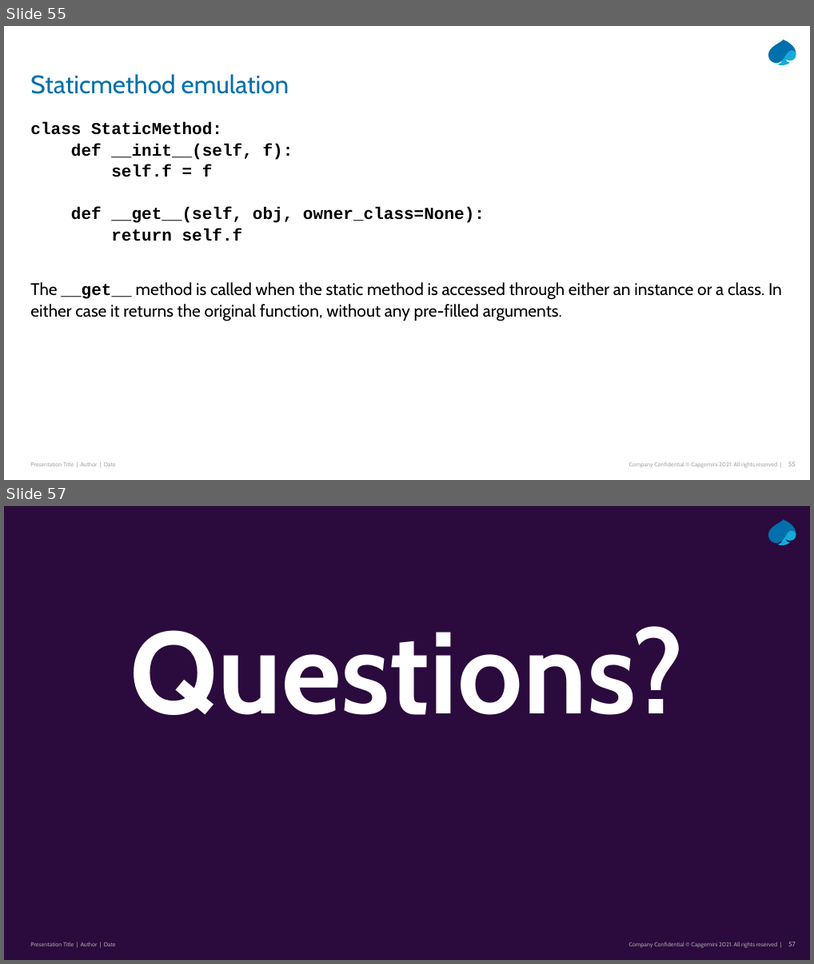
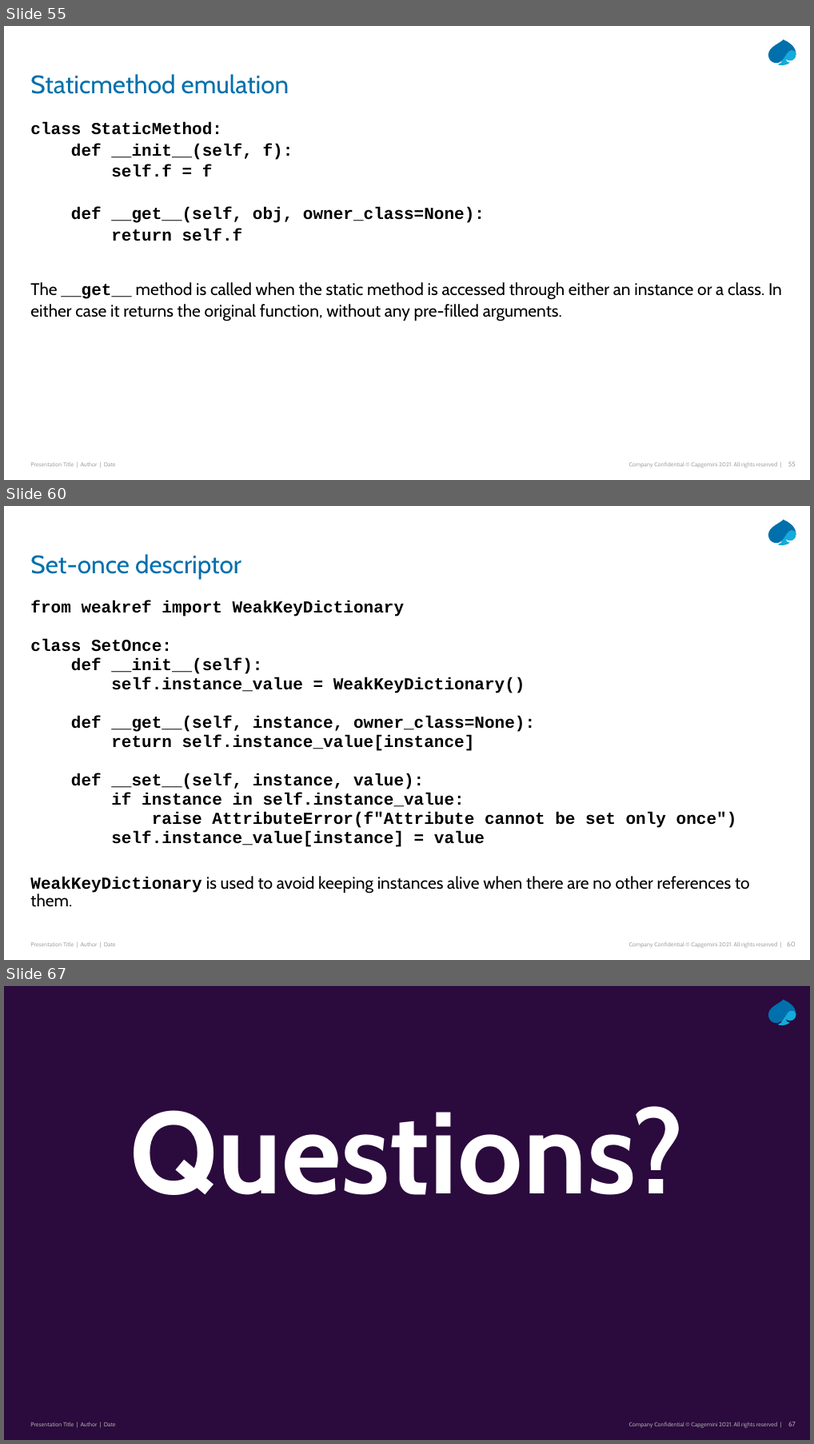
Before and after one commit to Python-Masterclass/Descriptors, a slide deck: Masterclass-6-descriptors.pptx. Shown one above the other, each under a label of ours: slides 55 and 57 before the commit, slides 55, 60 and 67 after it; the slides between them are not shown. The pictures are 814x964 and 814x1444 pixels, drawn with LibreOffice and Linux fonts; fonts in the diff are those of the drawing. Boxes give left, top, right and bottom in pixels: in the first picture for what was removed or moved away, otherwise in the second. Text is boxed around its words. In the diff, an @@ line names an element or a change of style, - is before the commit and + after.

```diff
--- a/Masterclass-6-descriptors.pptx
+++ b/Masterclass-6-descriptors.pptx
@@ slide 60 added at (4,506,810,960), background #FFFFFF; not listed: 5 template elements that a slide beside it also shows @@
@@ title added at (30,554,242,579), 30 pt, text #0070AD @@
+Set-once descriptor
@@ text added at (30,600,750,907), 20 pt, text #000000, bold @@
+from weakref import WeakKeyDictionary
+class SetOnce:
+def __init__(self):
+self.instance_value = WeakKeyDictionary()
+def __get__(self, instance, owner_class=None):
+return self.instance_value[instance]
+def __set__(self, instance, value):
+if instance in self.instance_value:
+raise AttributeError(f"Attribute cannot be set only once")
+self.instance_value[instance] = value
+WeakKeyDictionary is used to avoid keeping instances alive when there are no other references to them.
@@ what was slide 57 is now slide 67 @@
@@ page number at (789,1421,796,1426): text changed @@
-57
+67
```
Also in this commit, not shown: 4 slides changed, 9 other slides added, 9 other files.
